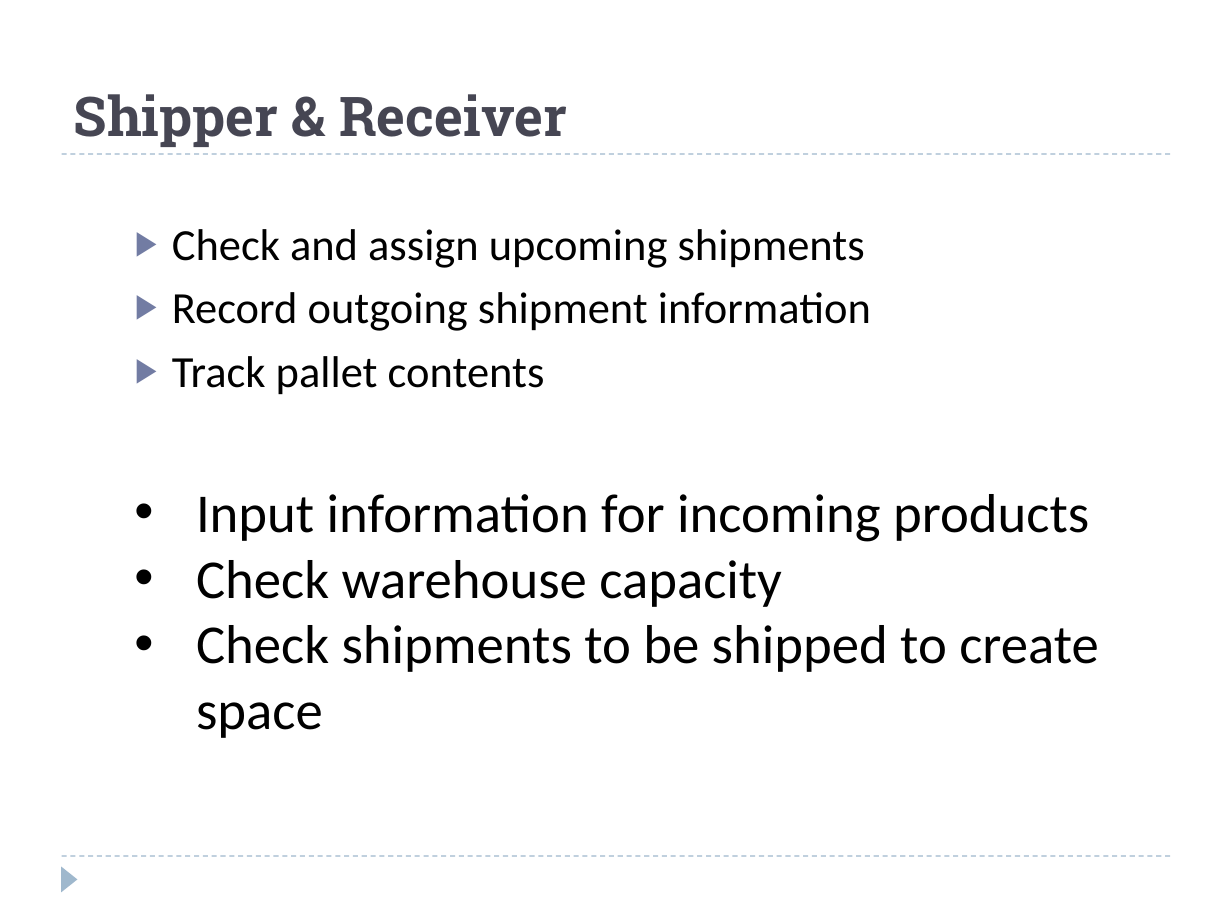
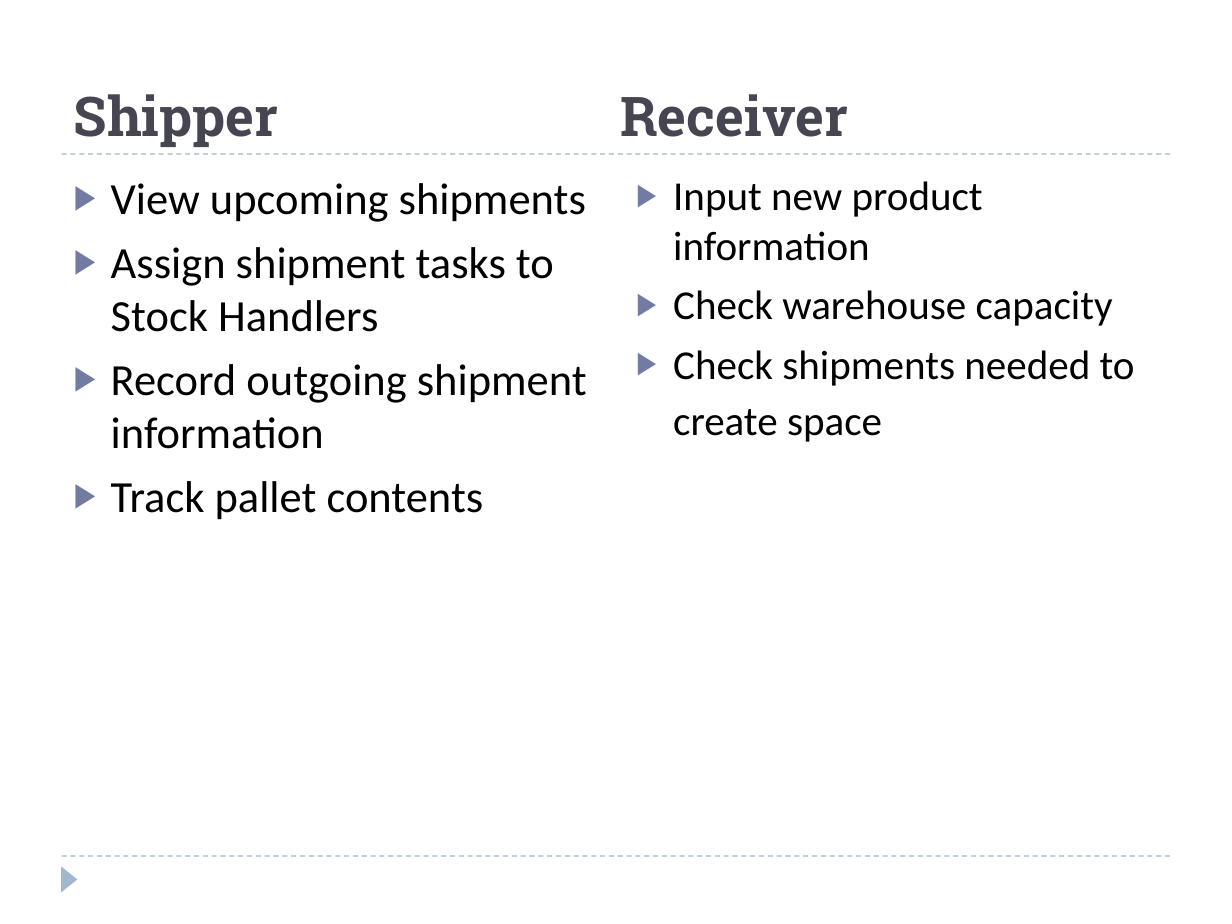
Before and after one commit to mtriff/cmpt370-warehouse, a slide deck: slide 9 of docs/presentation-proposal/group02-proposalPresentation-warehouse.pptx. Drawn at 1232x924 pixels with LibreOffice and Linux fonts; fonts in the diff are those of the drawing. Boxes give left, top, right and bottom in pixels: in the first picture for what was removed or moved away, otherwise in the second. Text is boxed around its words. In the diff, an @@ line names an element or a change of style, - is before the commit and + after.

```diff
--- a/docs/presentation-proposal/group02-proposalPresentation-warehouse.pptx
+++ b/docs/presentation-proposal/group02-proposalPresentation-warehouse.pptx
@@ title at box(74, 94, 848, 147): text changed @@
-Shipper & Receiver
+Shipper Receiver
@@ text "View upcoming shipments": place and size @@
-text "View upcoming shipments" at box(172, 229, 871, 395)
+text "View upcoming shipments" at box(111, 183, 587, 520)
@@ text at box(111, 183, 586, 332): text changed @@
-▶ Check and assign upcoming shipments
+▶ View upcoming shipments
+▶ Assign shipment tasks to Stock Handlers
@@ text added at box(673, 181, 1135, 442), 24 pt, text #000000 @@
+▶ Input new product information
+▶ Check warehouse capacity
+▶ Check shipments needed to create space
@@ text removed at box(196, 494, 1098, 738) @@
-• Input information for incoming products
-• Check warehouse capacity
-• Check shipments to be shipped to create space
```
Also in this commit, not shown: 3 other slides changed, 3 slides added, 5 slides removed.
